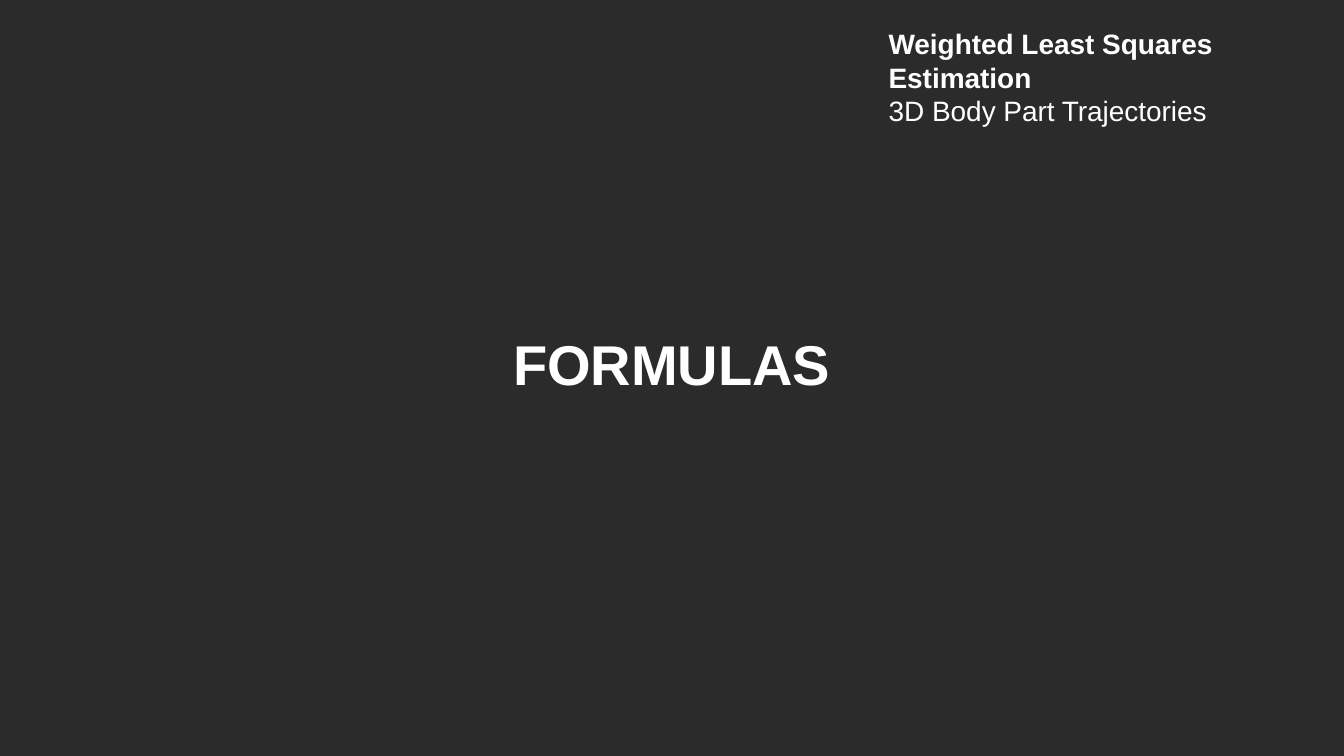
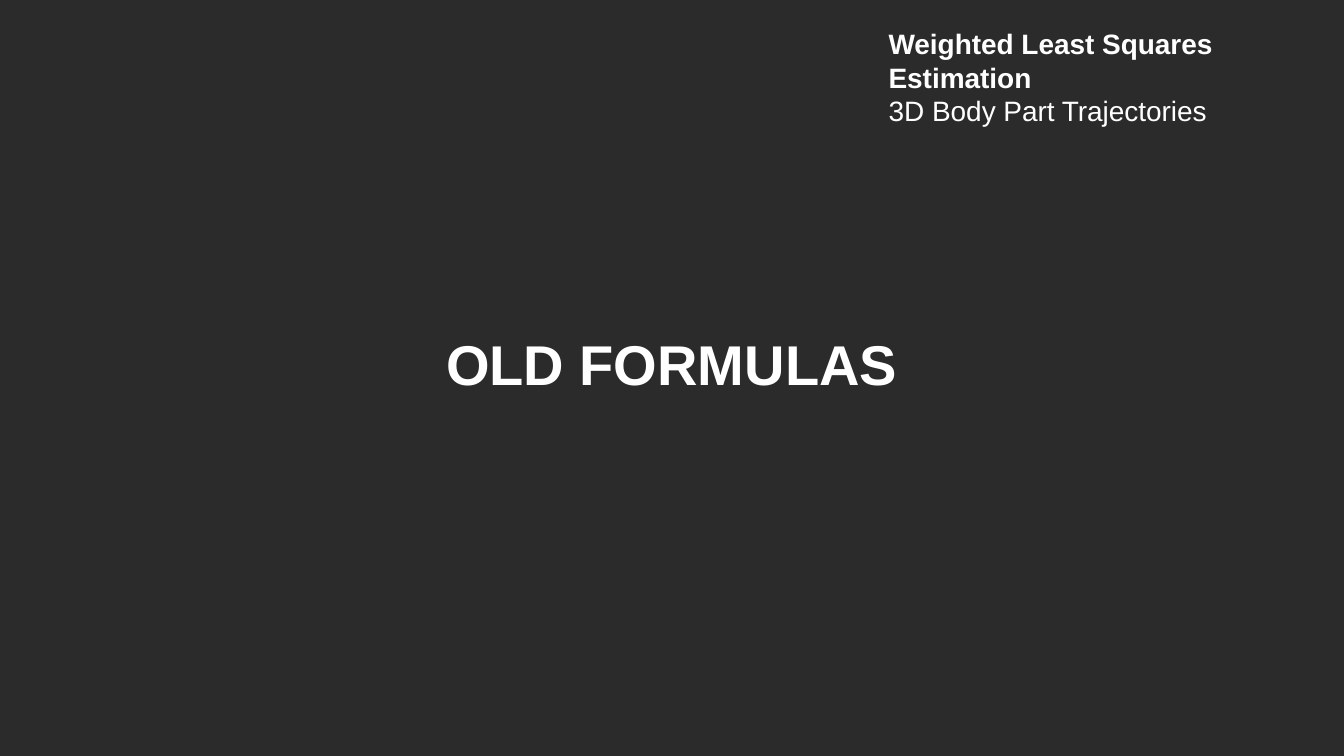
Before and after one commit to neekonsu/POSE_EVENT_MARK, a slide deck: slide 2 of wls_gated_dlc_triangulation/Weighted_Least_Squares.pptx. Drawn at 1344x756 pixels with LibreOffice and Linux fonts; fonts in the diff are those of the drawing; background and template pictures are left out; a plain dark background stands for a picture behind light text. Boxes give left, top, right and bottom in pixels: in the first picture for what was removed or moved away, otherwise in the second. Text is boxed around its words. In the diff, an @@ line names an element or a change of style, - is before the commit and + after.

```diff
--- a/wls_gated_dlc_triangulation/Weighted_Least_Squares.pptx
+++ b/wls_gated_dlc_triangulation/Weighted_Least_Squares.pptx
@@ text at [446, 346, 897, 386]: text changed @@
-FORMULAS
+OLD FORMULAS
```
Also in this commit, not shown: 3 other slides changed, 2 slides added, 18 other files.
